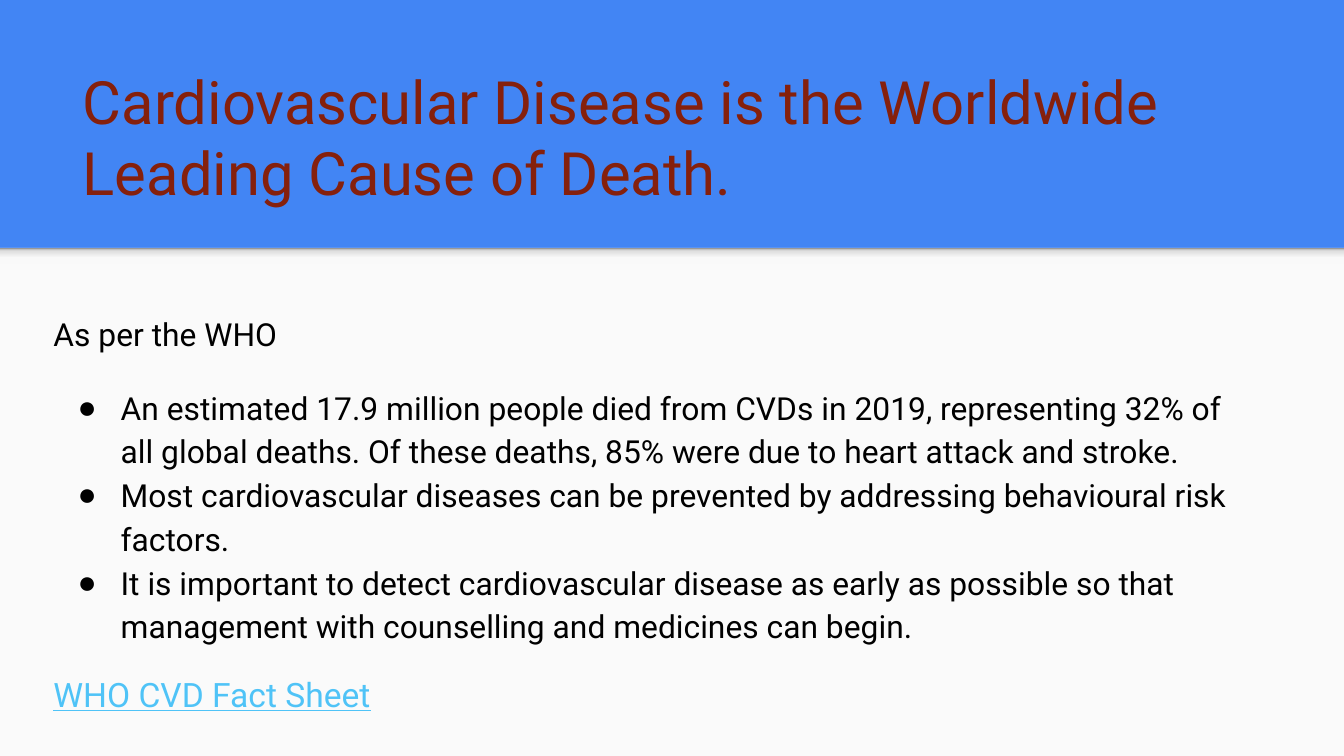
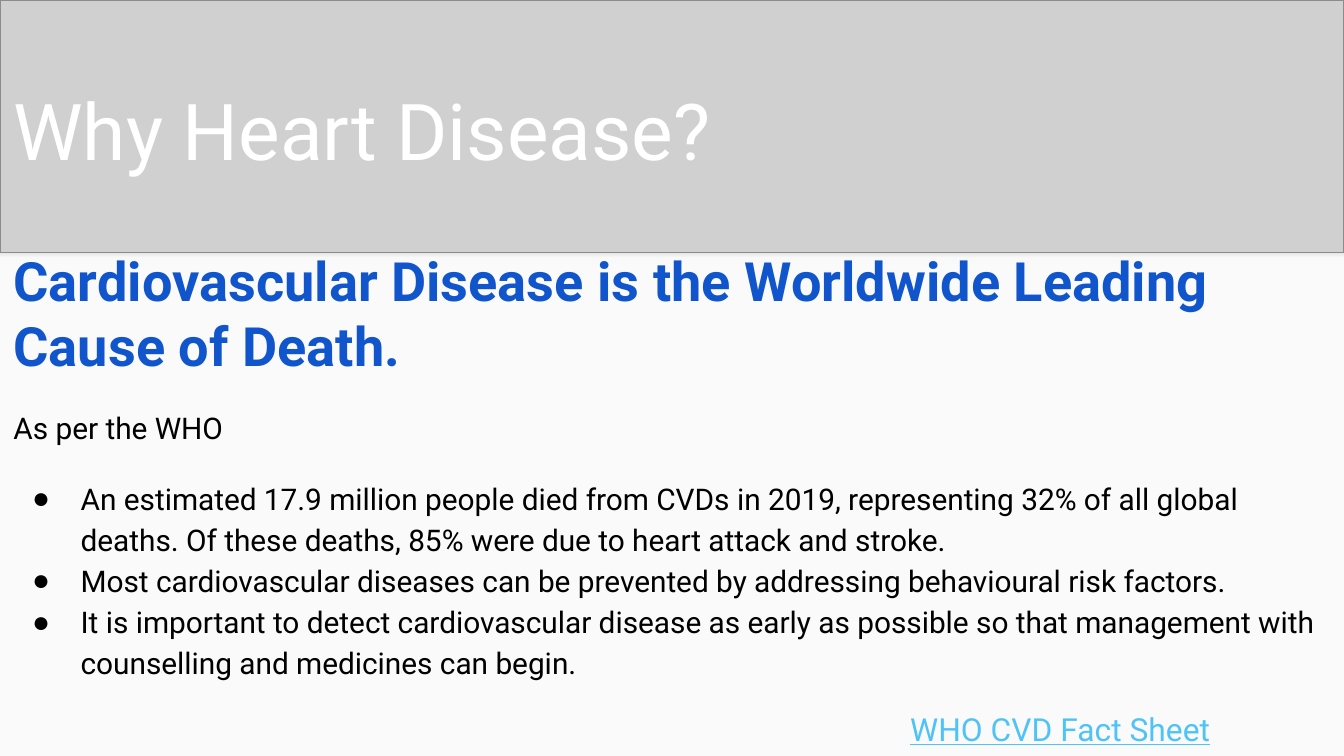
Before and after one commit to JGILINGER7/heart_disease_risk, a slide deck: slide 2 of presentation/Initial Presentation.pptx (slide 3 before the commit). Drawn at 1344x756 pixels with LibreOffice and Linux fonts; fonts in the diff are those of the drawing; grey boxes stand for pictures. Boxes give left, top, right and bottom in pixels: in the first picture for what was removed or moved away, otherwise in the second. Text is boxed around its words. In the diff, an @@ line names an element or a change of style, - is before the commit and + after.

```diff
--- a/presentation/Initial Presentation.pptx
+++ b/presentation/Initial Presentation.pptx
@@ picture added at (0,0,1344,253) @@
@@ text added at (13,102,710,176), 42 pt, text #FFFFFF @@
+Why Heart Disease?
@@ title "Cardiovascular Disease is the Worldwide ...": place and size @@
-title "Cardiovascular Disease is the Worldwide ..." at (83,79,1158,208)
+title "Cardiovascular Disease is the Worldwide ..." at (13,252,1208,367)
@@ title "Cardiovascular Disease is the Worldwide ..." at (13,252,1208,367): size 32 to 29 pt, text colour #85200C to #1155CC, bold on @@
@@ text "As per the WHO": place and size @@
-text "As per the WHO" at (53,322,1226,711)
+text "As per the WHO" at (13,416,1314,681)
@@ text "As per the WHO" at (13,416,1314,681): size 17 to 16 pt; indent changed @@
@@ text at (53,682,370,711): paragraph removed @@
-WHO CVD Fact Sheet
@@ text added at (910,717,1210,745), 17 pt, text #4FC3F7, underline @@
+WHO CVD Fact Sheet
```
Also in this commit, not shown: 6 other slides changed, 6 slides added, 9 slides removed.
